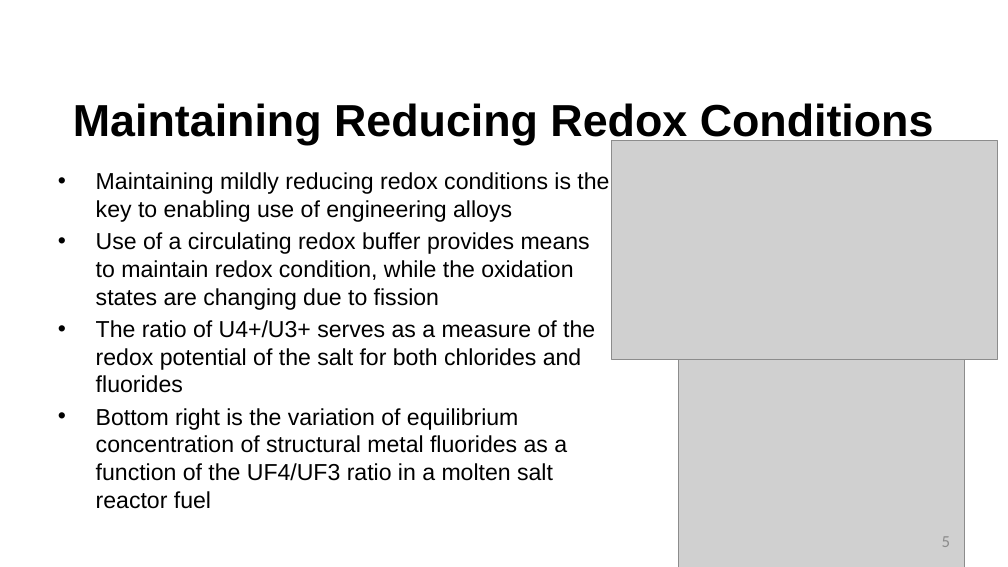
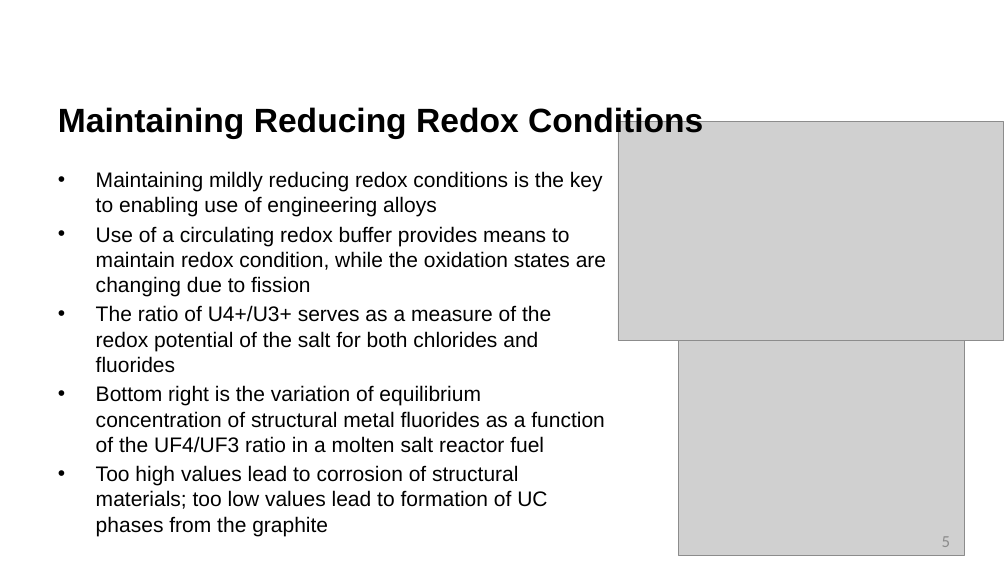
Before and after one commit to benbeeler/TEACHING, a slide deck: slide 5 of Advanced Reactor Materials/Fall2025/Lec14_MoltenSalts.pptx. Drawn at 1008x567 pixels with LibreOffice and Linux fonts; fonts in the diff are those of the drawing; grey boxes stand for pictures; background and template pictures are left out. Boxes give left, top, right and bottom in pixels: in the first picture for what was removed or moved away, otherwise in the second. Text is boxed around its words. In the diff, an @@ line names an element or a change of style, - is before the commit and + after.

```diff
--- a/Advanced Reactor Materials/Fall2025/Lec14_MoltenSalts.pptx
+++ b/Advanced Reactor Materials/Fall2025/Lec14_MoltenSalts.pptx
@@ title "Maintaining Reducing Redox Conditions" at [58,107,703,139]: size 42.7 to 32 pt; alignment centre to left @@
@@ picture: place and size @@
-picture at [612,141,997,360]
+picture at [618,122,1003,341]
@@ text at [96,171,606,453]: size 22 to 20 pt in "Maintaining mildly reducing redox conditions is the ...", "Use of a circulating redox buffer provides ...", "The ratio of U4+/U3+ serves as a ...", "Bottom right is the variation of equilibrium ..." @@
@@ picture: place and size @@
-picture at [679,352,965,567]
+picture at [679,341,965,557]
@@ text at [96,465,547,509]: paragraph added @@
+• Too high values lead to corrosion of structural materials; too low values lead to formation of UC phases from the graphite
```
Also in this commit, not shown: 25 other slides changed, 4 slides added, 2 slides removed, 6 other files.
